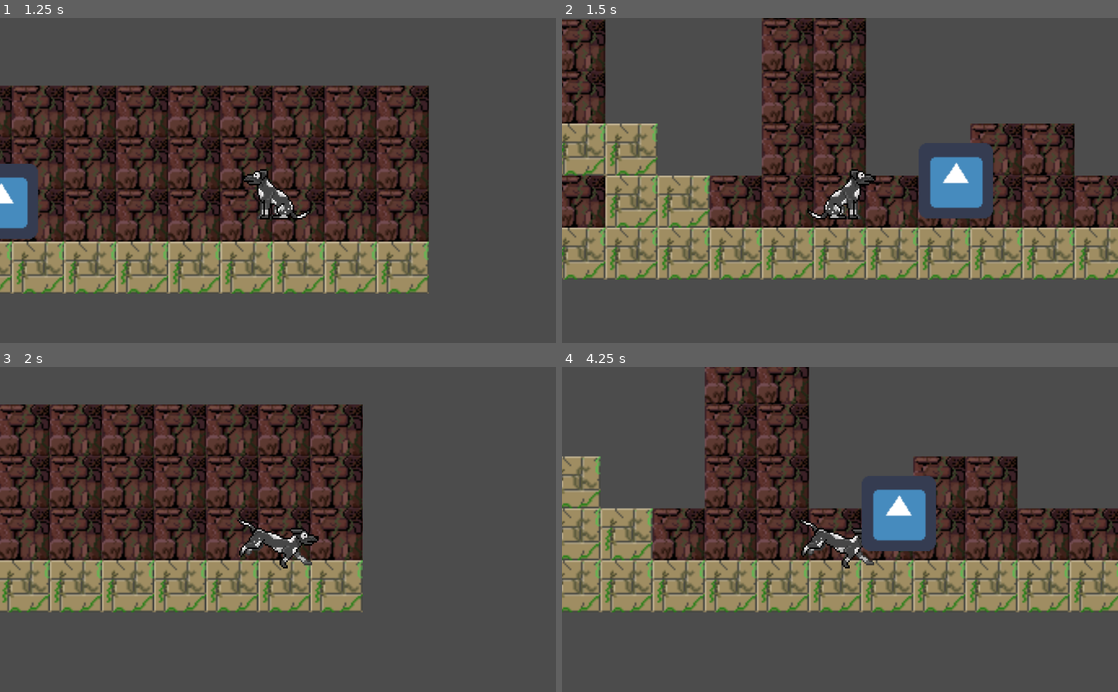
Above: before the commit, frames 1-4 (two rows, left to right).
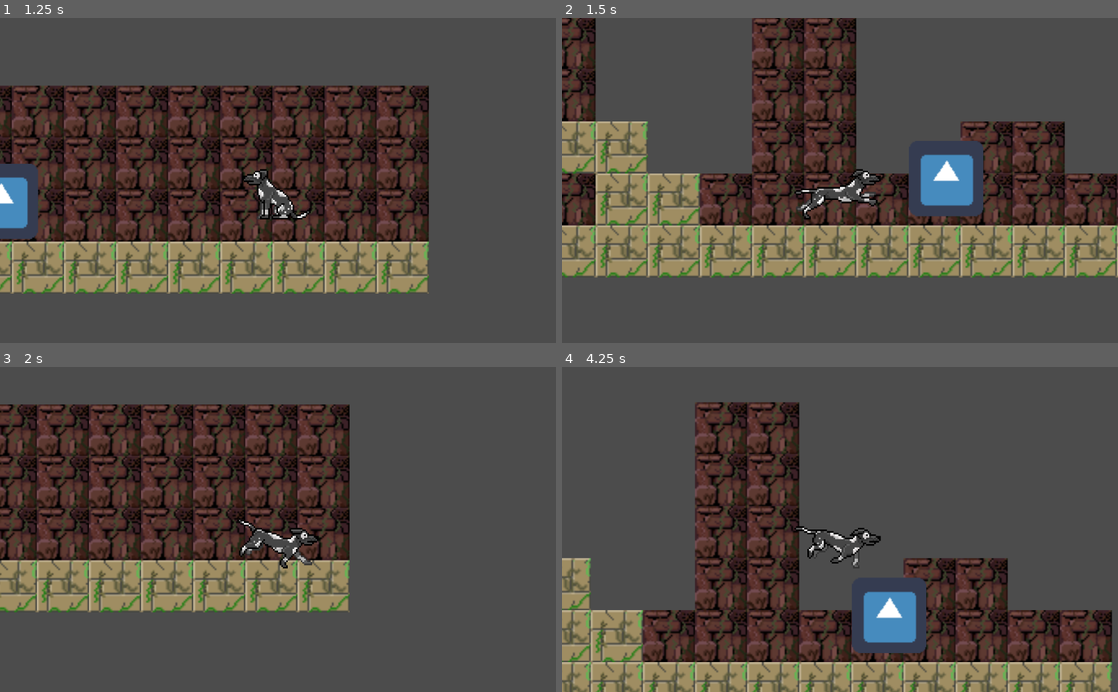
Above: after the commit, the same moments.

Repository: pabtorres/take-me-hoom
Game: Godot game, scene res://scenes/Main.tscn
Two runs of this game, one before a commit and one after it. Both use one fixed random seed, a clock stepped at 60 frames per second and the inputs below. The engine's default icon, where the game draws it, is replaced by a stand-in: a white triangle on a blue panel in a dark square.
Inputs:
- Up to frame 1 (1.25 s): hold Right (right1) from 0.53 s (still down); hold S (awake) from 0.53 s (still down); tap Space (jump1) at 0.77 s; tap D (sleep) at 0.8 s
- Up to frame 2 (1.5 s): keep holding Right (right1); tap Enter at 1.25 s; release S (awake) at 1.28 s; tap D (sleep) at 1.35 s
- Up to frame 3 (2 s): keep holding Right (right1); tap Space (jump1) at 1.52 s; tap S (awake) at 1.55 s
- Up to frame 4 (4.25 s): release Right (right1) at 2.03 s; hold Left (left1) 2.03-2.78 s; hold B (attack1) 2.03-2.78 s; tap D (sleep) at 2.3, 3.8 s; hold Right (right1) from 2.78 s (still down); tap S (awake) at 2.85 s; tap Space (jump1) at 3.02, 3.77 s; hold E (left2) from 3.53 s (still down)

Frame 1 is identical in both runs. In frame 2, 33% of the frame differs, in the area x 0-100%, y 0-81%; in frame 3, 22%; in frame 4, 60%, in the area x 0-100%, y 0-100%.

Commit message:
Added just pressed to the scene changer

Diff:
--- a/scenes/NightWorld1.tscn
+++ b/scenes/NightWorld1.tscn
@@ -66,7 +66,7 @@
 tile_set = SubResource( 2 )
 cell_size = Vector2( 32, 32 )
 format = 1
-tile_data = PoolIntArray( 131087, 1, 0, 131088, 1, 0, 196618 …(393 unchanged characters)…  1, 0, 393237, 2, 0, 393238, 2, 0, 458759, 0, 0, 458760, 0, 0, 458761, 0, 0, 458 …(179 unchanged characters)…
+tile_data = PoolIntArray( 131087, 1, 0, 131088, 1, 0, 196618 …(393 unchanged characters)…  1, 0, 393237, 2, 0, 393238, 2, 0, 458752, 0, 0, 458753, 0, 0, 458754, 0, 0, 458755, 0, 0, 458756, 0, 0, 458757, 0, 0, 458758, 0, 0, 458759, 0, 0, 458760, 0, 0, 458761, 0, 0, 458 …(179 unchanged characters)…
 
 [node name="Player1" parent="." instance=ExtResource( 1 )]
 position = Vector2( 522.209, 194.414 )
--- a/scripts/LevelManager.gd
+++ b/scripts/LevelManager.gd
@@ -1,6 +1,10 @@
 extends Node
 
 export(String, FILE, "*.tscn") var world_scene
+
+var day_pos = null
+var is_day = true
+var day_pos_2 = null
 
 # Called when the node enters the scene tree for the first time.
 func _ready():
--- a/scripts/Player1.gd
+++ b/scripts/Player1.gd
@@ -25,6 +25,10 @@
 # Método creado para multiplicar por -1
 func reverse(val):
 	return -val
+
+func _ready():
+	if LevelManager.day_pos != null and LevelManager.is_day == true:
+		self.position = LevelManager.day_pos
 
 func _physics_process(delta):
 
@@ -58,10 +62,15 @@
 			get_node( "Sprite" ).set_flip_h( true )
 
 
-		if Input.is_action_pressed("sleep"):
+		if Input.is_action_just_pressed("sleep"):
+			LevelManager.day_pos = self.position
+			print(self.global_position)
+			print(self.position)
+			LevelManager.is_day = false
 			LevelManager.change_level()
 
 		if Input.is_action_pressed("awake"):
+			LevelManager.is_day = true
 			LevelManager.change_level_2()
 
 
